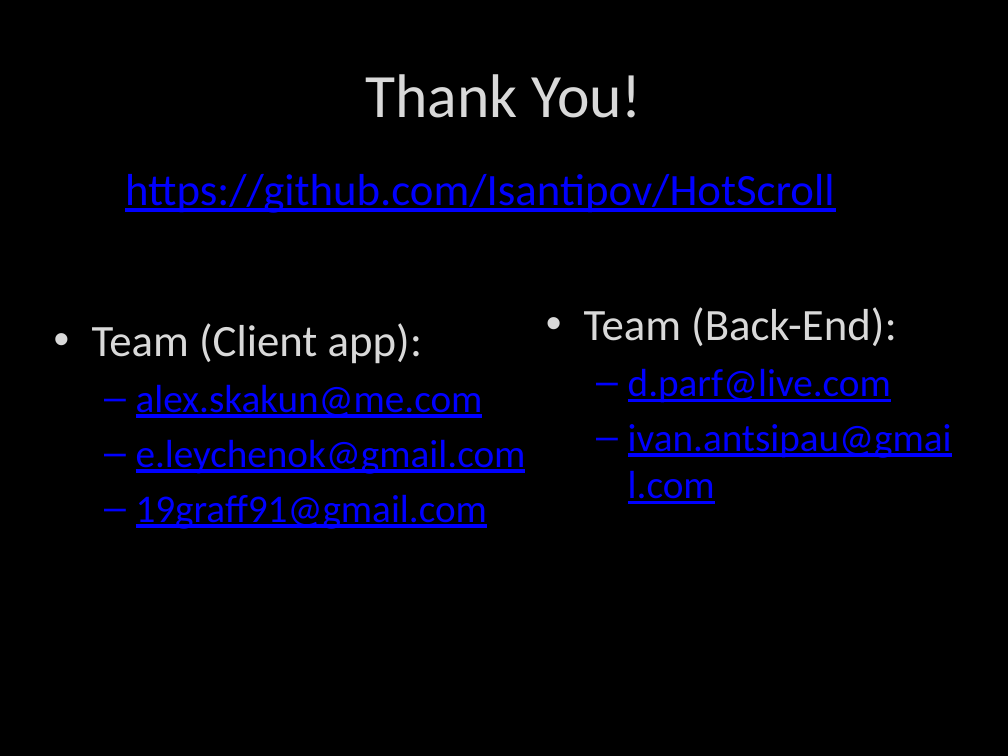
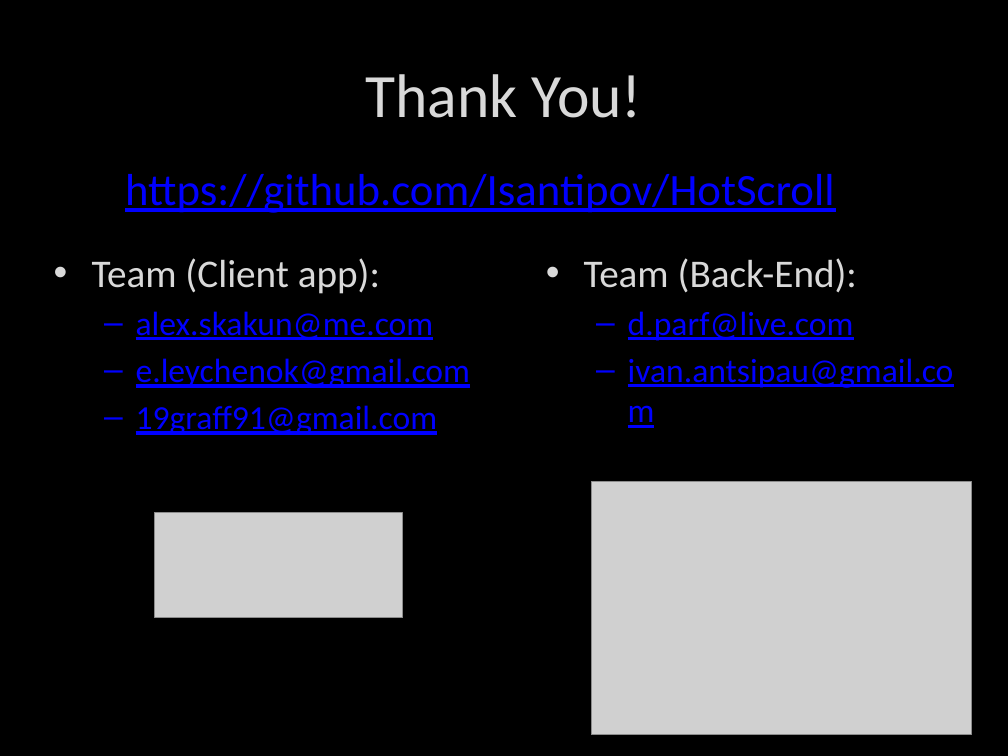
Before and after one commit to Isantipov/HotScroll, a slide deck: slide 4 of Presentation.pptx. Drawn at 1008x756 pixels with LibreOffice and Linux fonts; fonts in the diff are those of the drawing; grey boxes stand for pictures. Boxes give left, top, right and bottom in pixels: in the first picture for what was removed or moved away, otherwise in the second. Text is boxed around its words. In the diff, an @@ line names an element or a change of style, - is before the commit and + after.

Commit message:
itr logo

```diff
--- a/Presentation.pptx
+++ b/Presentation.pptx
@@ text "Team (Client app):": place and size @@
-text "Team (Client app):" at bbox=[92, 323, 526, 529]
+text "Team (Client app):" at bbox=[92, 258, 470, 435]
@@ text "Team (Client app):" at bbox=[92, 258, 470, 435]: size 32 to 28 pt in "Team (Client app):"; size 28 to 24 pt in "alex.skakun@me.com", "e.leychenok@gmail.com", "19graff91@gmail.com" @@
@@ text "Team (Back-End):": place and size @@
-text "Team (Back-End):" at bbox=[584, 307, 952, 504]
+text "Team (Back-End):" at bbox=[584, 258, 954, 388]
@@ text "Team (Back-End):" at bbox=[584, 258, 954, 388]: size 32 to 28 pt in "Team (Back-End):"; size 28 to 24 pt in "d.parf@live.com", "ivan.antsipau@gmail.com" @@
@@ picture added at bbox=[592, 481, 972, 735] @@
@@ picture added at bbox=[155, 513, 403, 618] @@
```
